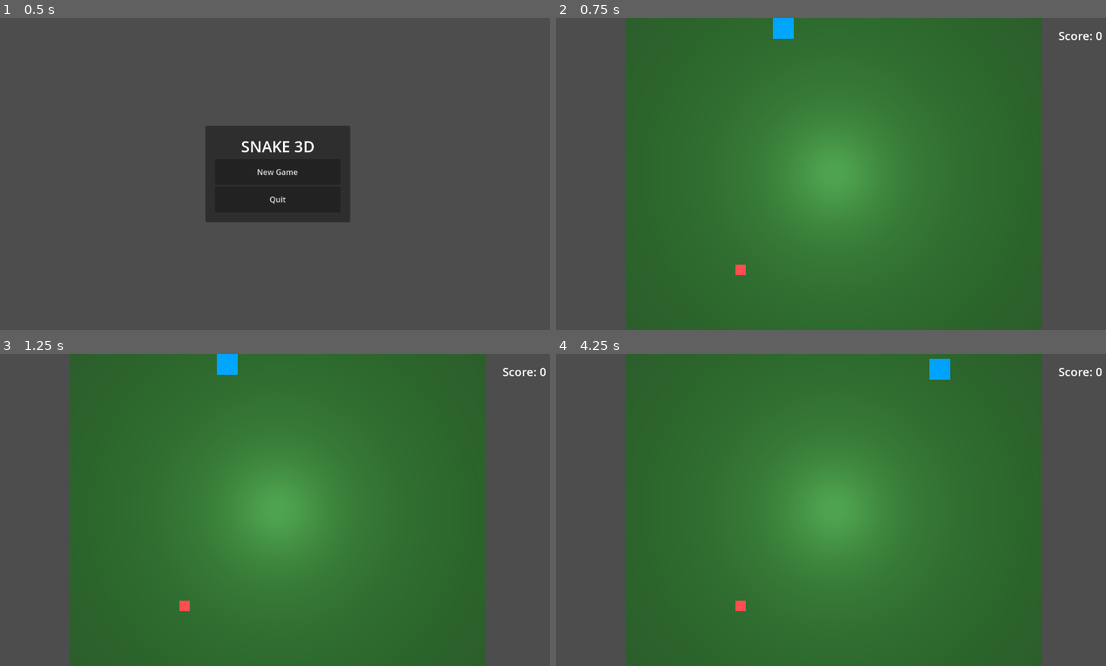
Above: before the commit, frames 1-4 (two rows, left to right).
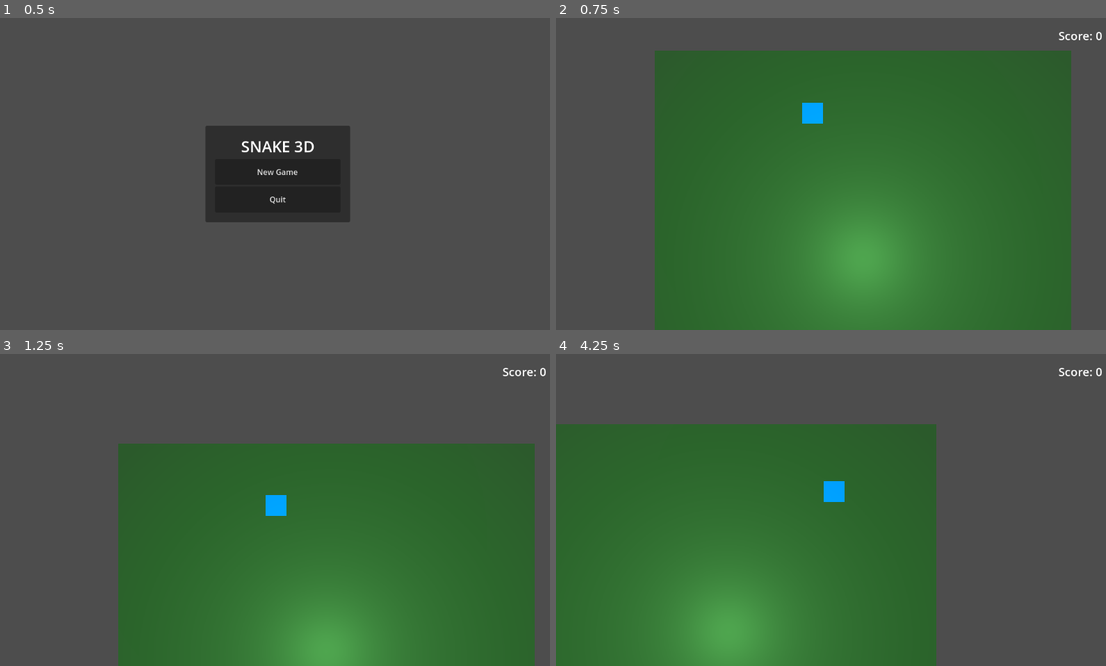
Above: after the commit, the same moments.

Repository: bluehexagons/snakeproject
Game: Godot game, scene res://scenes/main_menu.tscn
Same seed, same stepped clock (60 frames per second), same inputs: the game is played once before the commit and once after it.
Inputs:
- Up to frame 1 (0.5 s): no input
- Up to frame 2 (0.75 s): click "New Game" at 0.5 s
- Up to frame 3 (1.25 s): no input
- Up to frame 4 (4.25 s): hold D (move_right) 1.28-2.03 s; hold S (move_down) 2.03-2.78 s; hold D (move_right) 2.78-3.53 s; hold W (move_up) from 3.53 s (still down)

Frame 1 is identical in both runs. In frame 2, 25% of the frame differs, in the area x 12-94%, y 0-100%; in frame 3, 46%; in frame 4, 57%, in the area x 0-89%, y 0-100%.

Commit message:
(w/AI) Camera follow

Diff:
--- a/scripts/game_manager.gd
+++ b/scripts/game_manager.gd
@@ -5,9 +5,14 @@
 const SPAWN_AREA_SIZE = Vector2(8, 8)  # Keep within camera view
 const BASE_CAMERA_SIZE = 15.0  # This is our reference size for 1:1 aspect ratio
 const SAVE_FILE = "user://save_game.dat"
+const CAMERA_HEIGHT = 10.0
+const CAMERA_FOLLOW_SPEED = 5.0
+const CAMERA_TILT_ANGLE = 15.0  # Maximum tilt in degrees
 
 var score: int = 0
 var is_paused: bool = false
+var target_camera_pos: Vector3
+var target_camera_rot: Vector3
 @onready var camera = $Camera3D
 @onready var ui = $UI
 
@@ -21,10 +26,21 @@
 	get_tree().root.size_changed.connect(_on_window_resize)
 	_on_window_resize()
 	update_score(0)
+	target_camera_pos = camera.position
+	target_camera_rot = camera.rotation_degrees
 
 func _unhandled_input(event):
 	if event.is_action_pressed("ui_cancel"):  # ESC key
 		toggle_pause()
+
+func _process(delta):
+	var player = get_node_or_null("Player")
+	if player:
+		# Update target position to follow player
+		target_camera_pos = Vector3(player.position.x, CAMERA_HEIGHT, player.position.z)
+
+		# Smoothly interpolate camera position and rotation
+		camera.position = camera.position.lerp(target_camera_pos, delta * CAMERA_FOLLOW_SPEED)
 
 func toggle_pause():
 	is_paused = !is_paused
--- a/scripts/player.gd
+++ b/scripts/player.gd
@@ -1,11 +1,17 @@
 extends CharacterBody3D
 
 const SPEED = 5.0
+
+var facing_direction: Vector3 = Vector3.FORWARD
 
 func _physics_process(delta):
 	var input_dir = Vector3.ZERO
 	input_dir.x = Input.get_axis("move_left", "move_right")
 	input_dir.z = Input.get_axis("move_up", "move_down")
+
+	if input_dir != Vector3.ZERO:
+		facing_direction = input_dir.normalized()
+
 	input_dir = input_dir.normalized()
 
 	velocity = input_dir * SPEED
